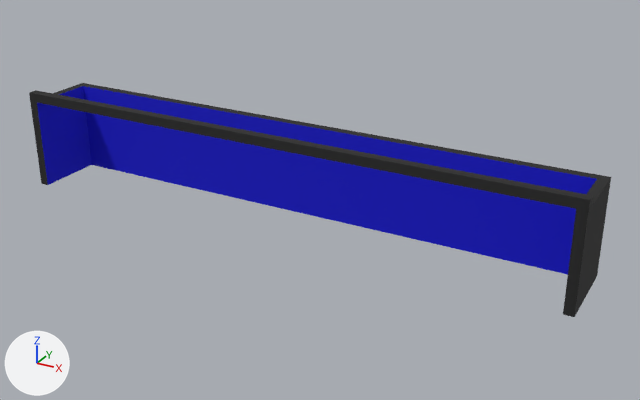
Two versions of the COLLADA model SoccerB/res/GoalBlue.dae, one commit apart.
The view is the same before and after, from a 50 mm camera at (0.736, -0.682, 0.398) aimed at (0.334, 0.049, 0.033). The lights are fixed; the arrows at lower left show +X, +Y and +Z. Vertices at the same position are counted once.

The first picture shows 'SketchUp'.
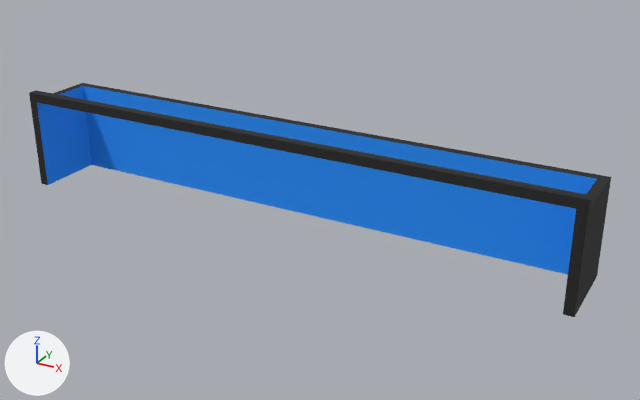
Commit message: New Goal colors

What the commit changed:
Material '_0098_DodgerBlue' (mat_0098_dodgerblue) is new.
Its base color is (0.013, 0.279, 1.0) (blue #1e90ff).
Its roughness is 0.9.
me_sketchup has 22 vertices, 44 faces and spans x -0.01..0.61, y 0.0..0.084, z 0.0..0.11.
me_sketchup is used by ob_sketchup; location (0.0, 0.0, 0.0).
me_sketchup part 1: all 8 faces that had it switch from mat_0104_mediumblue (blue #0000cd) to mat_0098_dodgerblue (blue #1e90ff).

Where the change shows, as pixel boxes (x1, y1, x2, y2) in the pictures (640 x 400 px):
part 1 of me_sketchup, recoloured: (37, 86, 597, 275) in both
